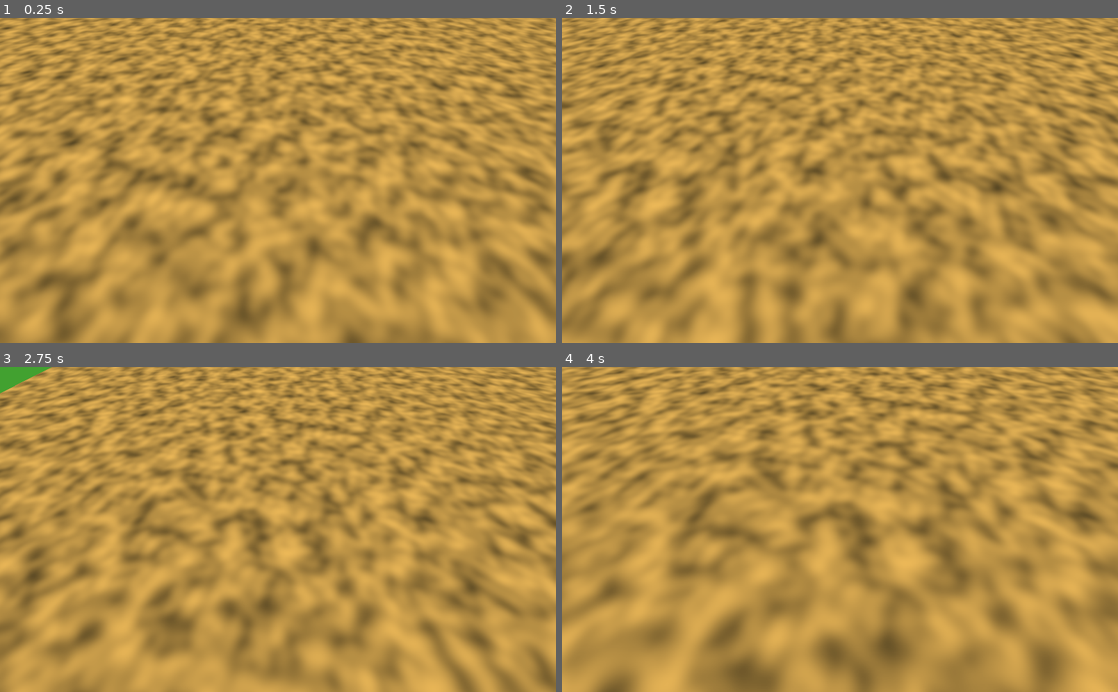
Above: before the commit, frames 1-4 (two rows, left to right).
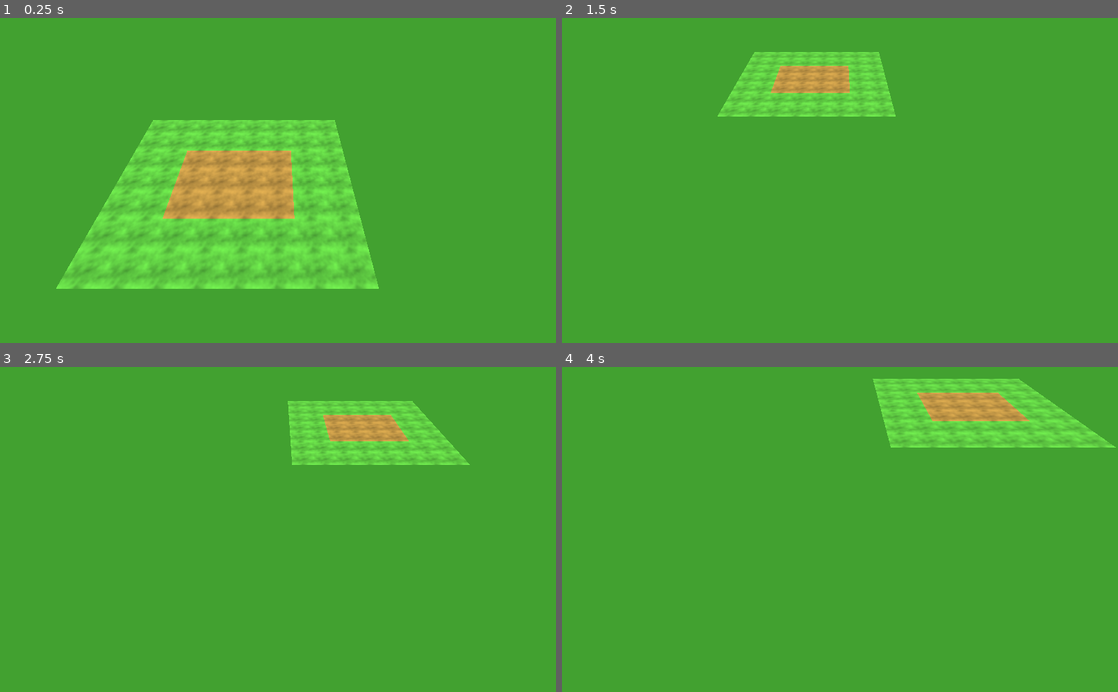
Above: after the commit, the same moments.

Repository: wingedadventurer/gwj-xii
Game: Godot game, scene res://scenes/levels/level_test_camera.tscn
Two runs of this game, one before a commit and one after it. Both use one fixed random seed, a clock stepped at 60 frames per second and the inputs below. The project has no main scene, so this scene is started directly.
Inputs (mouse positions are in pixels of both pictures, inside the frame that each line leads up to):
- Up to frame 1 (0.25 s): no input
- Up to frame 2 (1.5 s): tap Enter at 0.5 s; move the mouse to (962, 164) at 0.52 s; hold Down (camera_move_back) 0.53-1.28 s; move the mouse to (728, 196) at 1.27 s; tap Up (camera_move_forward) at 1.35 s
- Up to frame 3 (2.75 s): tap Space at 2 s; move the mouse to (333, 458) at 2.02 s; hold Left (camera_move_left) from 2.03 s (still down)
- Up to frame 4 (4 s): move the mouse to (812, 594) at 2.77 s; release Left (camera_move_left) at 2.78 s; tap Right (camera_move_right) at 2.85 s; tap Enter at 3.5 s; move the mouse to (1006, 578) at 3.52 s; tap Mouse wheel up (camera_zoom_in) at 3.6 s

The runs differ from the first frame. In frame 1, 98% of the frame differs, in the area x 0-100%, y 0-100%; in frame 2, 99%; in frame 3, 99%; in frame 4, 99%.

Commit message:
add test materials and tiles

Diff:
--- a/godot-project/materials/test_ground_material.tres
+++ b/godot-project/materials/test_dirt_material.tres
@@ -1,13 +1,13 @@
 [gd_resource type="SpatialMaterial" load_steps=3 format=2]
 
 [sub_resource type="OpenSimplexNoise" id=1]
-octaves = 2
 
 [sub_resource type="NoiseTexture" id=2]
-width = 4096
-height = 4096
+width = 256
+height = 256
+seamless = true
 noise = SubResource( 1 )
 
 [resource]
-albedo_color = Color( 0.717647, 0.552941, 0.25098, 1 )
+albedo_color = Color( 0.772549, 0.592157, 0.262745, 1 )
 albedo_texture = SubResource( 2 )
--- /dev/null
+++ b/godot-project/materials/test_grass_material.tres
@@ -0,0 +1,13 @@
+[gd_resource type="SpatialMaterial" load_steps=3 format=2]
+
+[sub_resource type="OpenSimplexNoise" id=1]
+
+[sub_resource type="NoiseTexture" id=2]
+width = 256
+height = 256
+seamless = true
+noise = SubResource( 1 )
+
+[resource]
+albedo_color = Color( 0.384314, 0.815686, 0.254902, 1 )
+albedo_texture = SubResource( 2 )
--- a/godot-project/scenes/level.tscn
+++ b/godot-project/scenes/level.tscn
@@ -4,3 +4,5 @@
 
 [node name="level" type="Spatial"]
 script = ExtResource( 1 )
+
+[node name="tiles" type="Spatial" parent="."]
--- a/godot-project/scenes/levels/level_test_camera.tscn
+++ b/godot-project/scenes/levels/level_test_camera.tscn
@@ -1,20 +1,177 @@
-[gd_scene load_steps=5 format=2]
+[gd_scene load_steps=4 format=2]
 
 [ext_resource path="res://scenes/level.tscn" type="PackedScene" id=1]
-[ext_resource path="res://materials/test_ground_material.tres" type="Material" id=2]
-[ext_resource path="res://scenes/camera.tscn" type="PackedScene" id=3]
-
-[sub_resource type="QuadMesh" id=1]
-size = Vector2( 50, 50 )
+[ext_resource path="res://scenes/tiles/tile_dirt.tscn" type="PackedScene" id=2]
+[ext_resource path="res://scenes/tiles/tile_grass.tscn" type="PackedScene" id=3]
 
 [node name="level" index="0" instance=ExtResource( 1 )]
 
-[node name="test_ground" type="MeshInstance" parent="." index="0"]
-transform = Transform( 1, 0, 0, 0, -4.37114e-008, 1, 0, -1, -4.37114e-008, 0, 0, 0 )
-material_override = ExtResource( 2 )
-mesh = SubResource( 1 )
-material/0 = null
+[node name="tile_dirt" parent="tiles" index="0" instance=ExtResource( 2 )]
 
-[node name="camera" parent="." index="1" instance=ExtResource( 3 )]
+[node name="tile_dirt_2" parent="tiles" index="1" instance=ExtResource( 2 )]
+transform = Transform( 1, 0, 0, 0, 1, 0, 0, 0, 1, 0, 0, -1 )
 
-[editable path="camera"]
+[node name="tile_dirt_3" parent="tiles" index="2" instance=ExtResource( 2 )]
+transform = Transform( 1, 0, 0, 0, 1, 0, 0, 0, 1, -1, 0, -1 )
+
+[node name="tile_dirt_4" parent="tiles" index="3" instance=ExtResource( 2 )]
+transform = Transform( 1, 0, 0, 0, 1, 0, 0, 0, 1, -1, 0, 0 )
+
+[node name="tile_dirt_5" parent="tiles" index="4" instance=ExtResource( 2 )]
+transform = Transform( 1, 0, 0, 0, 1, 0, 0, 0, 1, -1, 0, 1 )
+
+[node name="tile_dirt_6" parent="tiles" index="5" instance=ExtResource( 2 )]
+transform = Transform( 1, 0, 0, 0, 1, 0, 0, 0, 1, 0, 0, 1 )
+
+[node name="tile_dirt_7" parent="tiles" index="6" instance=ExtResource( 2 )]
+transform = Transform( 1, 0, 0, 0, 1, 0, 0, 0, 1, -2, 0, 1 )
+
+[node name="tile_dirt_8" parent="tiles" index="7" instance=ExtResource( 2 )]
+transform = Transform( 1, 0, 0, 0, 1, 0, 0, 0, 1, -2, 0, 0 )
+
+[node name="tile_dirt_9" parent="tiles" index="8" instance=ExtResource( 2 )]
+transform = Transform( 1, 0, 0, 0, 1, 0, 0, 0, 1, -2, 0, -1 )
+
+[node name="tile_dirt_10" parent="tiles" index="9" instance=ExtResource( 2 )]
+transform = Transform( 1, 0, 0, 0, 1, 0, 0, 0, 1, -3, 0, -1 )
+
+[node name="tile_dirt_11" parent="tiles" index="10" instance=ExtResource( 2 )]
+transform = Transform( 1, 0, 0, 0, 1, 0, 0, 0, 1, -3, 0, 0 )
+
+[node name="tile_dirt_12" parent="tiles" index="11" instance=ExtResource( 2 )]
+transform = Transform( 1, 0, 0, 0, 1, 0, 0, 0, 1, -3, 0, 1 )
+
+[node name="tile_grass" parent="tiles" index="12" instance=ExtResource( 3 )]
+transform = Transform( 1, 0, 0, 0, 1, 0, 0, 0, 1, 1, 0, 0 )
+
+[node name="tile_grass_8" parent="tiles" index="13" instance=ExtResource( 3 )]
+transform = Transform( 1, 0, 0, 0, 1, 0, 0, 0, 1, 1, 0, -2 )
+
+[node name="tile_grass_14" parent="tiles" index="14" instance=ExtResource( 3 )]
+transform = Transform( 1, 0, 0, 0, 1, 0, 0, 0, 1, -1, 0, -2 )
+
+[node name="tile_grass_18" parent="tiles" index="15" instance=ExtResource( 3 )]
+transform = Transform( 1, 0, 0, 0, 1, 0, 0, 0, 1, -3, 0, -2 )
+
+[node name="tile_grass_20" parent="tiles" index="16" instance=ExtResource( 3 )]
+transform = Transform( 1, 0, 0, 0, 1, 0, 0, 0, 1, -5, 0, -2 )
+
+[node name="tile_grass_26" parent="tiles" index="17" instance=ExtResource( 3 )]
+transform = Transform( 1, 0, 0, 0, 1, 0, 0, 0, 1, -5, 0, 0 )
+
+[node name="tile_grass_31" parent="tiles" index="18" instance=ExtResource( 3 )]
+transform = Transform( 1, 0, 0, 0, 1, 0, 0, 0, 1, -5, 0, 2 )
+
+[node name="tile_grass_45" parent="tiles" index="19" instance=ExtResource( 3 )]
+transform = Transform( 1, 0, 0, 0, 1, 0, 0, 0, 1, -5, 0, 3 )
+
+[node name="tile_grass_35" parent="tiles" index="20" instance=ExtResource( 3 )]
+transform = Transform( 1, 0, 0, 0, 1, 0, 0, 0, 1, -3, 0, 3 )
+
+[node name="tile_grass_36" parent="tiles" index="21" instance=ExtResource( 3 )]
+transform = Transform( 1, 0, 0, 0, 1, 0, 0, 0, 1, -1, 0, 3 )
+
+[node name="tile_grass_41" parent="tiles" index="22" instance=ExtResource( 3 )]
+transform = Transform( 1, 0, 0, 0, 1, 0, 0, 0, 1, 1, 0, 3 )
+
+[node name="tile_grass_2" parent="tiles" index="23" instance=ExtResource( 3 )]
+transform = Transform( 1, 0, 0, 0, 1, 0, 0, 0, 1, 2, 0, 0 )
+
+[node name="tile_grass_9" parent="tiles" index="24" instance=ExtResource( 3 )]
+transform = Transform( 1, 0, 0, 0, 1, 0, 0, 0, 1, 2, 0, -2 )
+
+[node name="tile_grass_12" parent="tiles" index="25" instance=ExtResource( 3 )]
+transform = Transform( 1, 0, 0, 0, 1, 0, 0, 0, 1, 0, 0, -2 )
+
+[node name="tile_grass_16" parent="tiles" index="26" instance=ExtResource( 3 )]
+transform = Transform( 1, 0, 0, 0, 1, 0, 0, 0, 1, -2, 0, -2 )
+
+[node name="tile_grass_23" parent="tiles" index="27" instance=ExtResource( 3 )]
+transform = Transform( 1, 0, 0, 0, 1, 0, 0, 0, 1, -4, 0, -2 )
+
+[node name="tile_grass_25" parent="tiles" index="28" instance=ExtResource( 3 )]
+transform = Transform( 1, 0, 0, 0, 1, 0, 0, 0, 1, -4, 0, 0 )
+
+[node name="tile_grass_29" parent="tiles" index="29" instance=ExtResource( 3 )]
+transform = Transform( 1, 0, 0, 0, 1, 0, 0, 0, 1, -4, 0, 2 )
+
+[node name="tile_grass_44" parent="tiles" index="30" instance=ExtResource( 3 )]
+transform = Transform( 1, 0, 0, 0, 1, 0, 0, 0, 1, -4, 0, 3 )
+
+[node name="tile_grass_34" parent="tiles" index="31" instance=ExtResource( 3 )]
+transform = Transform( 1, 0, 0, 0, 1, 0, 0, 0, 1, -2, 0, 3 )
+
+[node name="tile_grass_39" parent="tiles" index="32" instance=ExtResource( 3 )]
+transform = Transform( 1, 0, 0, 0, 1, 0, 0, 0, 1, 0, 0, 3 )
+
+[node name="tile_grass_43" parent="tiles" index="33" instance=ExtResource( 3 )]
+transform = Transform( 1, 0, 0, 0, 1, 0, 0, 0, 1, 2, 0, 3 )
+
+[node name="tile_grass_3" parent="tiles" index="34" instance=ExtResource( 3 )]
+transform = Transform( 1, 0, 0, 0, 1, 0, 0, 0, 1, 2, 0, 1 )
+
+[node name="tile_grass_4" parent="tiles" index="35" instance=ExtResource( 3 )]
+transform = Transform( 1, 0, 0, 0, 1, 0, 0, 0, 1, 1, 0, 1 )
+
+[node name="tile_grass_5" parent="tiles" index="36" instance=ExtResource( 3 )]
+transform = Transform( 1, 0, 0, 0, 1, 0, 0, 0, 1, 1, 0, -1 )
+
+[node name="tile_grass_11" parent="tiles" index="37" instance=ExtResource( 3 )]
+transform = Transform( 1, 0, 0, 0, 1, 0, 0, 0, 1, 1, 0, -3 )
+
+[node name="tile_grass_13" parent="tiles" index="38" instance=ExtResource( 3 )]
+transform = Transform( 1, 0, 0, 0, 1, 0, 0, 0, 1, -1, 0, -3 )
+
+[node name="tile_grass_17" parent="tiles" index="39" instance=ExtResource( 3 )]
+transform = Transform( 1, 0, 0, 0, 1, 0, 0, 0, 1, -3, 0, -3 )
+
+[node name="tile_grass_22" parent="tiles" index="40" instance=ExtResource( 3 )]
+transform = Transform( 1, 0, 0, 0, 1, 0, 0, 0, 1, -5, 0, -3 )
+
+[node name="tile_grass_24" parent="tiles" index="41" instance=ExtResource( 3 )]
+transform = Transform( 1, 0, 0, 0, 1, 0, 0, 0, 1, -5, 0, -1 )
+
+[node name="tile_grass_30" parent="tiles" index="42" instance=ExtResource( 3 )]
+transform = Transform( 1, 0, 0, 0, 1, 0, 0, 0, 1, -5, 0, 1 )
+
+[node name="tile_grass_32" parent="tiles" index="43" instance=ExtResource( 3 )]
+transform = Transform( 1, 0, 0, 0, 1, 0, 0, 0, 1, -3, 0, 2 )
+
+[node name="tile_grass_38" parent="tiles" index="44" instance=ExtResource( 3 )]
+transform = Transform( 1, 0, 0, 0, 1, 0, 0, 0, 1, -1, 0, 2 )
+
+[node name="tile_grass_42" parent="tiles" index="45" instance=ExtResource( 3 )]
+transform = Transform( 1, 0, 0, 0, 1, 0, 0, 0, 1, 1, 0, 2 )
+
+[node name="tile_grass_6" parent="tiles" index="46" instance=ExtResource( 3 )]
+transform = Transform( 1, 0, 0, 0, 1, 0, 0, 0, 1, 2, 0, -1 )
+
+[node name="tile_grass_7" parent="tiles" index="47" instance=ExtResource( 3 )]
+transform = Transform( 1, 0, 0, 0, 1, 0, 0, 0, 1, 2, 0, -1 )
+
+[node name="tile_grass_10" parent="tiles" index="48" instance=ExtResource( 3 )]
+transform = Transform( 1, 0, 0, 0, 1, 0, 0, 0, 1, 2, 0, -3 )
+
+[node name="tile_grass_15" parent="tiles" index="49" instance=ExtResource( 3 )]
+transform = Transform( 1, 0, 0, 0, 1, 0, 0, 0, 1, 0, 0, -3 )
+
+[node name="tile_grass_19" parent="tiles" index="50" instance=ExtResource( 3 )]
+transform = Transform( 1, 0, 0, 0, 1, 0, 0, 0, 1, -2, 0, -3 )
+
+[node name="tile_grass_21" parent="tiles" index="51" instance=ExtResource( 3 )]
+transform = Transform( 1, 0, 0, 0, 1, 0, 0, 0, 1, -4, 0, -3 )
+
+[node name="tile_grass_27" parent="tiles" index="52" instance=ExtResource( 3 )]
+transform = Transform( 1, 0, 0, 0, 1, 0, 0, 0, 1, -4, 0, -1 )
+
+[node name="tile_grass_28" parent="tiles" index="53" instance=ExtResource( 3 )]
+transform = Transform( 1, 0, 0, 0, 1, 0, 0, 0, 1, -4, 0, 1 )
+
+[node name="tile_grass_33" parent="tiles" index="54" instance=ExtResource( 3 )]
+transform = Transform( 1, 0, 0, 0, 1, 0, 0, 0, 1, -2, 0, 2 )
+
+[node name="tile_grass_37" parent="tiles" index="55" instance=ExtResource( 3 )]
+transform = Transform( 1, 0, 0, 0, 1, 0, 0, 0, 1, 0, 0, 2 )
+
+[node name="tile_grass_40" parent="tiles" index="56" instance=ExtResource( 3 )]
+transform = Transform( 1, 0, 0, 0, 1, 0, 0, 0, 1, 2, 0, 2 )
--- /dev/null
+++ b/godot-project/scenes/tiles/tile_dirt.tscn
@@ -0,0 +1,12 @@
+[gd_scene load_steps=3 format=2]
+
+[ext_resource path="res://materials/test_dirt_material.tres" type="Material" id=1]
+
+[sub_resource type="QuadMesh" id=1]
+
+[node name="tile_dirt" type="Spatial"]
+
+[node name="mesh" type="MeshInstance" parent="."]
+transform = Transform( 1, 0, 0, 0, -4.37114e-008, 1, 0, -1, -4.37114e-008, 0, 0, 0 )
+mesh = SubResource( 1 )
+material/0 = ExtResource( 1 )
--- /dev/null
+++ b/godot-project/scenes/tiles/tile_grass.tscn
@@ -0,0 +1,12 @@
+[gd_scene load_steps=3 format=2]
+
+[ext_resource path="res://materials/test_grass_material.tres" type="Material" id=1]
+
+[sub_resource type="QuadMesh" id=1]
+
+[node name="tile_grass" type="Spatial"]
+
+[node name="mesh" type="MeshInstance" parent="."]
+transform = Transform( 1, 0, 0, 0, -4.37114e-008, 1, 0, -1, -4.37114e-008, 0, 0, 0 )
+mesh = SubResource( 1 )
+material/0 = ExtResource( 1 )
--- a/godot-project/scripts/level.gd
+++ b/godot-project/scripts/level.gd
@@ -1,4 +1,10 @@
 extends Spatial
 
-func _ready():
-	pass
+var scene_camera = preload("res://scenes/camera.tscn")
+
+func _ready() -> void:
+	instance_camera()
+
+func instance_camera() -> void:
+	var camera = scene_camera.instance()
+	add_child(camera)
